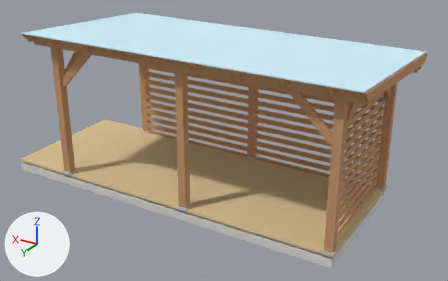
What one commit did to the glTF model pergola_final_model.glb.
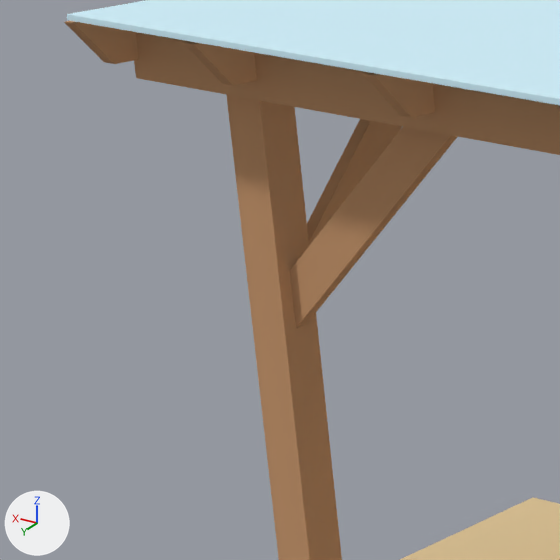
The first picture shows the older version from a camera (50 mm lens) standing at (-5.85, 8.68, 5.17) and looking at (-0.62, -0.05, 0.81). The close-ups show the older and then the newer version on the part from 2% to 25% of the width and 11% to 46% of the height of that picture. Only the edits that show in the close-ups are written down. Lighting does not change. The marker at lower left points along +X, +Y and +Z. Where no turn or scale is listed for an object, it has been applied to the vertices.

The first close-up shows 'clear_polycarbonate_roof', 'glulam_post_140x140_2004_-1180', 'paired_long_beam_-1180_-1272.5', 'rafter_45x145_10', 'rafter_45x145_8', 'rafter_45x145_9', 'terrace_deck_surface', 'upper_corner_brace_cross_760_2004_-1180', 'upper_corner_brace_long_760_2004_-1180'.
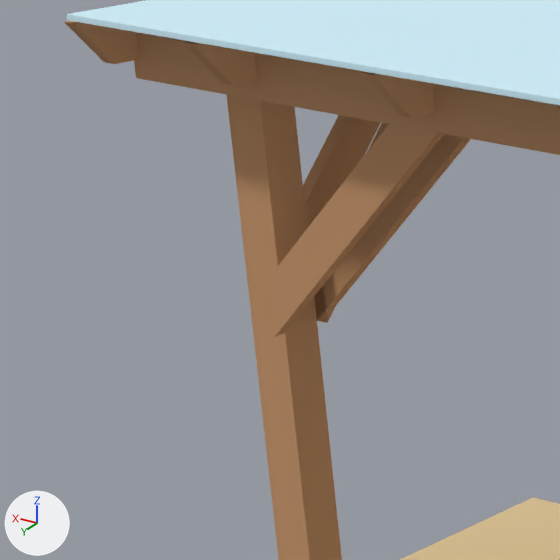
Boxes (x1, y1, x2, y2) around the edits, measured in the close-ups (560 x 560 px):
'upper_corner_brace_long_760_2004_-1180_-1272.5', added (orange): after (268, 124, 444, 336)
'upper_corner_brace_long_760_2004_-1180', deleted (orange): before (290, 127, 458, 328)
'upper_corner_brace_long_760_2004_-1180_-1087.5', added (orange): after (315, 134, 471, 319)
'upper_corner_brace_cross_760_2004_-1180_2096.5', added (orange): after (303, 115, 381, 228)
'upper_corner_brace_cross_760_2004_-1180', deleted (orange): before (307, 119, 402, 245)
'upper_corner_brace_cross_760_2004_-1180_1911.5', added (mostly hidden): after (314, 123, 389, 323)

Edits to the bpy script that builds the scene:
```text
Add me_upper_corner_brace_cross_760_2004__1180_2096_5:
    me_upper_corner_brace_cross_760_2004__1180_2096_5.from_pydata([(2.074, 1.11, 1.689), (2.074, 1.11, 1.879), (2.074, 0.54, 2.449), (2.074, 0.35, 2.449), (2.119, 0.35, 2.449), (2.119, 0.54, 2.449), (2.119, 1.11, 1.879), (2.119, 1.11, 1.689)], [], [(0, 1, 2), (0, 2, 3), (4, 5, 6), (4, 6, 7), (0, 1, 6), (0, 6, 7), (1, 2, 5), (1, 5, 6), (2, 3, 4), (2, 4, 5), (3, 0, 7), (3, 7, 4)])
    me_upper_corner_brace_cross_760_2004__1180_2096_5.materials.append(mat_warm_wood)  # orange #c8976c
Add me_upper_corner_brace_cross_760_2004__1180_1911_5:
    me_upper_corner_brace_cross_760_2004__1180_1911_5.from_pydata([(1.889, 1.11, 1.689), (1.889, 1.11, 1.879), (1.889, 0.54, 2.449), (1.889, 0.35, 2.449), (1.934, 0.35, 2.449), (1.934, 0.54, 2.449), (1.934, 1.11, 1.879), (1.934, 1.11, 1.689)], [], [(0, 1, 2), (0, 2, 3), (4, 5, 6), (4, 6, 7), (0, 1, 6), (0, 6, 7), (1, 2, 5), (1, 5, 6), (2, 3, 4), (2, 4, 5), (3, 0, 7), (3, 7, 4)])
    me_upper_corner_brace_cross_760_2004__1180_1911_5.materials.append(mat_warm_wood)  # orange #c8976c
Add me_upper_corner_brace_long_760_2004__1180__1087_5:
    me_upper_corner_brace_long_760_2004__1180__1087_5.from_pydata([(1.934, 1.11, 1.689), (1.934, 1.11, 1.879), (1.364, 1.11, 2.449), (1.174, 1.11, 2.449), (1.174, 1.065, 2.449), (1.364, 1.065, 2.449), (1.934, 1.065, 1.879), (1.934, 1.065, 1.689)], [], [(0, 1, 2), (0, 2, 3), (4, 5, 6), (4, 6, 7), (0, 1, 6), (0, 6, 7), (1, 2, 5), (1, 5, 6), (2, 3, 4), (2, 4, 5), (3, 0, 7), (3, 7, 4)])
    me_upper_corner_brace_long_760_2004__1180__1087_5.materials.append(mat_warm_wood)  # orange #c8976c
Add me_upper_corner_brace_long_760_2004__1180__1272_5:
    me_upper_corner_brace_long_760_2004__1180__1272_5.from_pydata([(1.934, 1.295, 1.689), (1.934, 1.295, 1.879), (1.364, 1.295, 2.449), (1.174, 1.295, 2.449), (1.174, 1.25, 2.449), (1.364, 1.25, 2.449), (1.934, 1.25, 1.879), (1.934, 1.25, 1.689)], [], [(0, 1, 2), (0, 2, 3), (4, 5, 6), (4, 6, 7), (0, 1, 6), (0, 6, 7), (1, 2, 5), (1, 5, 6), (2, 3, 4), (2, 4, 5), (3, 0, 7), (3, 7, 4)])
    me_upper_corner_brace_long_760_2004__1180__1272_5.materials.append(mat_warm_wood)  # orange #c8976c
Remove ob_upper_corner_brace_long_760_2004__1180:
    ob_upper_corner_brace_long_760_2004__1180 = bpy.data.objects.new('upper_corner_brace_long_760_2004_-1180', me_upper_corner_brace_long_760_2004__1180)
Remove ob_upper_corner_brace_cross_760_2004__1180:
    ob_upper_corner_brace_cross_760_2004__1180 = bpy.data.objects.new('upper_corner_brace_cross_760_2004_-1180', me_upper_corner_brace_cross_760_2004__1180)
Add ob_upper_corner_brace_cross_760_2004__1180_2096_5:
    ob_upper_corner_brace_cross_760_2004__1180_2096_5 = bpy.data.objects.new('upper_corner_brace_cross_760_2004_-1180_2096.5', me_upper_corner_brace_cross_760_2004__1180_2096_5)
    ob_upper_corner_brace_cross_760_2004__1180_2096_5.location = (0.0, 0.0, 0.0)
Add ob_upper_corner_brace_cross_760_2004__1180_1911_5:
    ob_upper_corner_brace_cross_760_2004__1180_1911_5 = bpy.data.objects.new('upper_corner_brace_cross_760_2004_-1180_1911.5', me_upper_corner_brace_cross_760_2004__1180_1911_5)
    ob_upper_corner_brace_cross_760_2004__1180_1911_5.location = (0.0, 0.0, 0.0)
Add ob_upper_corner_brace_long_760_2004__1180__1087_5:
    ob_upper_corner_brace_long_760_2004__1180__1087_5 = bpy.data.objects.new('upper_corner_brace_long_760_2004_-1180_-1087.5', me_upper_corner_brace_long_760_2004__1180__1087_5)
    ob_upper_corner_brace_long_760_2004__1180__1087_5.location = (0.0, 0.0, 0.0)
Add ob_upper_corner_brace_long_760_2004__1180__1272_5:
    ob_upper_corner_brace_long_760_2004__1180__1272_5 = bpy.data.objects.new('upper_corner_brace_long_760_2004_-1180_-1272.5', me_upper_corner_brace_long_760_2004__1180__1272_5)
    ob_upper_corner_brace_long_760_2004__1180__1272_5.location = (0.0, 0.0, 0.0)
```
